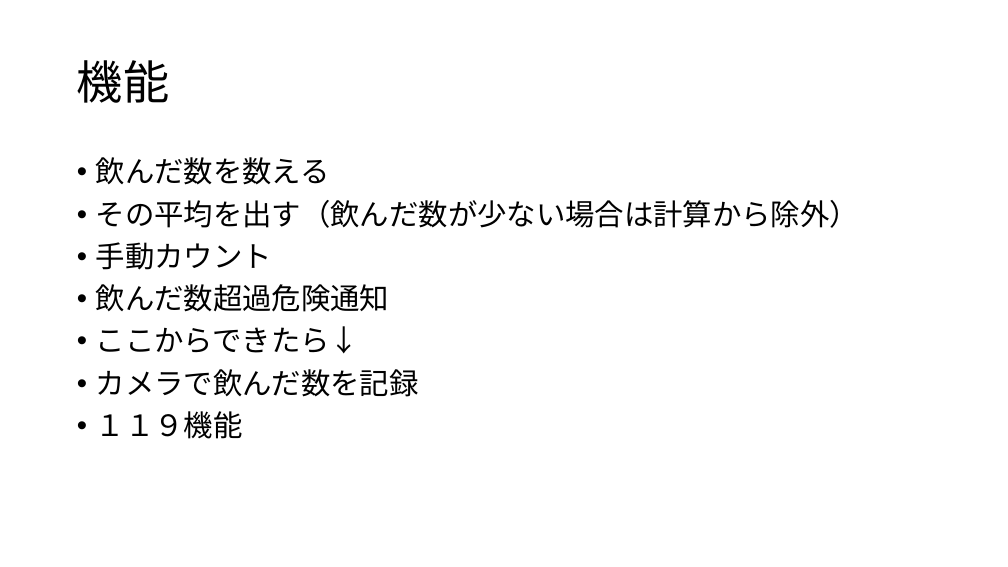
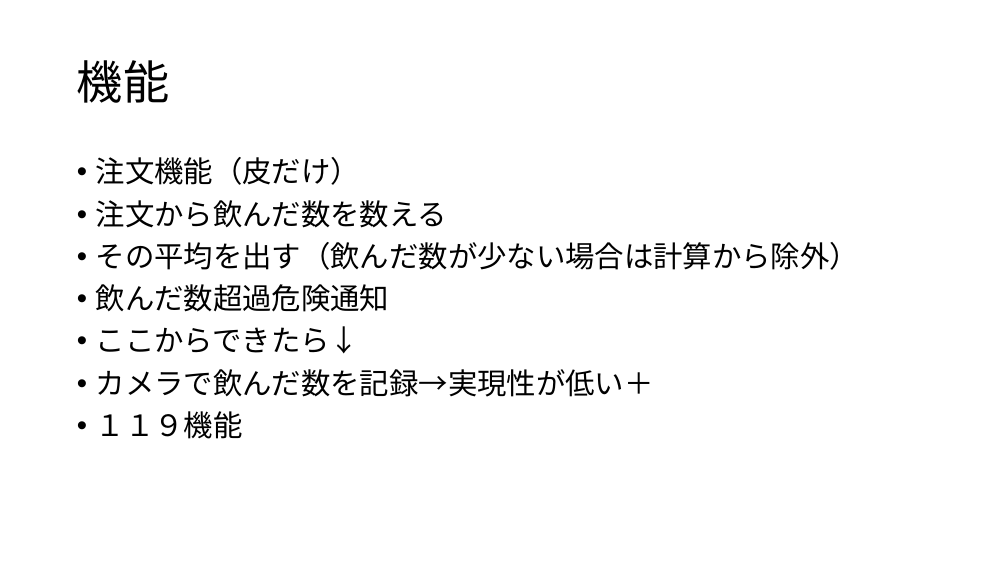
Before and after one commit to maruaki101/mobile_flutter_dayon, a slide deck: slide 3 of 仕様書.pptx. Drawn at 1008x567 pixels with LibreOffice and Linux fonts; fonts in the diff are those of the drawing. Boxes give left, top, right and bottom in pixels: in the first picture for what was removed or moved away, otherwise in the second. Text is boxed around its words. In the diff, an @@ line names an element or a change of style, - is before the commit and + after.

Commit message:
現状の方針を記入

```diff
--- a/仕様書.pptx
+++ b/仕様書.pptx
@@ text at [96, 157, 447, 228]: text changed @@
-• 飲んだ数を数える
+• 注文機能（皮だけ）
+• 注文から飲んだ数を数える
@@ text at [96, 242, 272, 270]: paragraph removed @@
-• 手動カウント
@@ text at [96, 369, 654, 397]: text changed @@
-• カメラで飲んだ数を記録
+• カメラで飲んだ数を記録→実現性が低い＋
```
Also in this commit, not shown: 2 other slides changed, 1 slide added, 1 other file.
